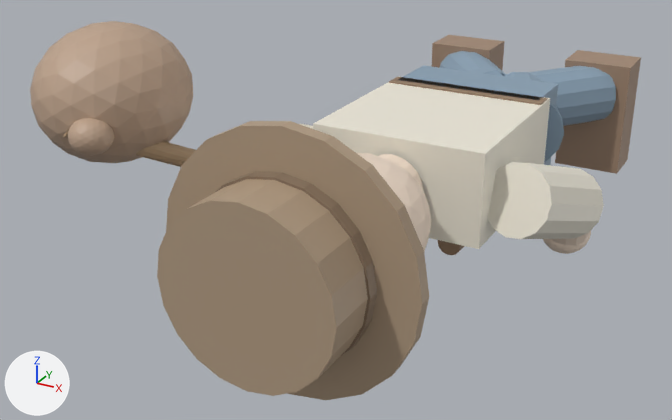
An edit to the glTF model models/George_walk_01.glb, drawn before and after from the same camera.
Both versions are drawn from a camera (50 mm lens) standing at (1.22, -4.18, 1.17) and looking at (-0.31, -1.4, -0.22). Arrows for +X, +Y and +Z are at lower left; the lights stay in place. The picture after the commit comes second. Where no turn or scale is listed for an object, it has been applied to the vertices.

The scene before the commit, as lines of its bpy script (objects in view):
```python
me_geometry_0 = bpy.data.meshes.new('geometry_0')
me_geometry_0.from_pydata(...)  # a box spanning x -0.31..0.31, y -1.56..-0.88, z -0.165..0.165
me_geometry_0.materials.append(mat_defaultmaterial)
me_geometry_17 = bpy.data.meshes.new('geometry_17')
me_geometry_17.from_pydata(...)  # 30 vertices, 56 faces; spans x 0.28..0.61, y -1.539..-1.101, z -0.237..0.118
me_geometry_17.materials.append(mat_defaultmaterial_017)
me_geometry_31 = bpy.data.meshes.new('geometry_31')
me_geometry_31.from_pydata(...)  # an icosphere of 320 faces spanning x -1.11..-0.61, y -2.2..-1.64, z 0.06..0.52
me_geometry_31.materials.append(mat_defaultmaterial_031)
me_geometry_32 = bpy.data.meshes.new('geometry_32')
me_geometry_32.from_pydata(...)  # an icosphere of 320 faces spanning x -0.82..-0.68, y -2.23..-2.09, z 0.17..0.29
me_geometry_32.materials.append(mat_defaultmaterial_032)
ob_bindle_knot = bpy.data.objects.new('bindle_knot', me_geometry_32)
ob_bindle_knot.location = (0.0, 0.0, 0.0)
ob_rolled_shirt_sleeve_1 = bpy.data.objects.new('rolled_shirt_sleeve_1', me_geometry_17)
ob_rolled_shirt_sleeve_1.location = (0.0, 0.0, 0.0)
ob_tied_cloth_bindle = bpy.data.objects.new('tied_cloth_bindle', me_geometry_31)
ob_tied_cloth_bindle.location = (0.0, 0.0, 0.0)
ob_worn_cream_work_shirt = bpy.data.objects.new('worn_cream_work_shirt', me_geometry_0)
ob_worn_cream_work_shirt.location = (0.0, 0.0, 0.0)
# also in view: 'work_boot_-1' at (-0.31, -0.1, -0.1); 'denim_calf_1' at (0.19, -0.31, 0.0); 'denim_calf_-1' at (-0.19, -0.31, 0.0); 'wooden_bindle_stick' at (-0.6, -1.82, 0.06); 'hat_band' at (0.0, -2.27, 0.0)
```
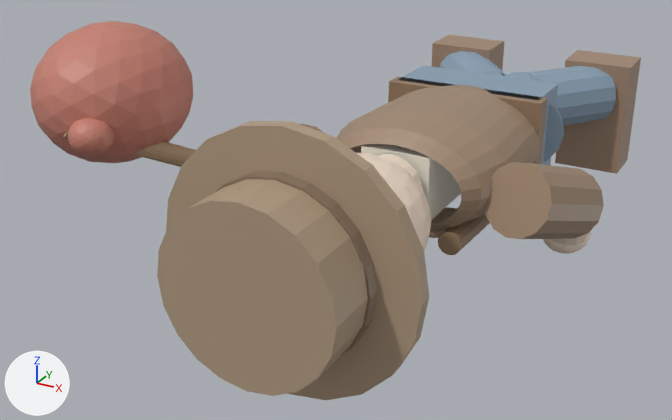
The edits, one by one:
me_geometry_0 is used by ob_worn_cream_work_shirt; location (0.0, 0.0, 0.0).
me_geometry_0 had 8 vertices, 12 faces and spanned x -0.31..0.31, y -1.56..-0.88, z -0.165..0.165.
me_geometry_0 now has 761 vertices, 1428 faces and spans x -0.339..0.339, y -1.56..-0.88, z -0.202..0.2.
me_geometry_0 part 1: 8 vertices removed from x -0.31..0.31, y -1.56..-0.88, z -0.165..0.165; 761 vertices added at x -0.339..0.339, y -1.56..-0.88, z -0.202..0.2.
me_geometry_17 has 30 vertices, 56 faces and spans x 0.28..0.61, y -1.539..-1.101, z -0.237..0.118.
me_geometry_17 is used by ob_rolled_shirt_sleeve_1; location (0.0, 0.0, 0.0).
me_geometry_17 part 2: 56 faces centred in x 0.312..0.577, y -1.523..-1.117, z -0.194..0.075 are repainted in the vertex colours; the middle colour goes from white #efeadb to beige #a18972.
me_geometry_31 has 162 vertices, 320 faces and spans x -1.11..-0.61, y -2.2..-1.64, z 0.06..0.52.
me_geometry_31 is used by ob_tied_cloth_bindle; location (0.0, 0.0, 0.0).
me_geometry_31 part 3: 320 faces centred in x -1.103..-0.617, y -2.192..-1.648, z 0.067..0.513 are repainted in the vertex colours; the middle colour goes from beige #bea38c to pink #c78071.

Boxes [x1, y1, x2, y2] around the edits, measured in the pictures (672 x 420 px):
'worn_cream_work_shirt', reshaped (14% narrower, 11% shorter): before [313, 76, 550, 249]; after [336, 85, 540, 238]
part 2 of me_geometry_17, recoloured (white to beige): [488, 162, 604, 239] in both
part 3 of me_geometry_31, recoloured (beige to pink): [30, 21, 193, 163] in both
